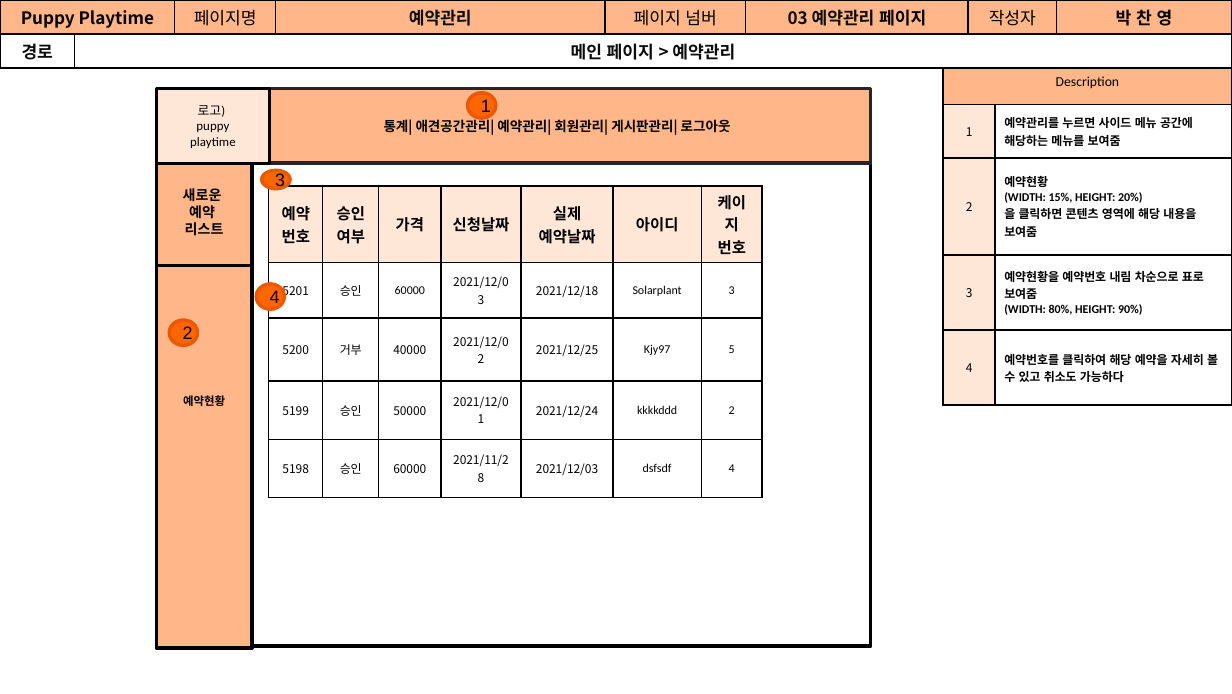
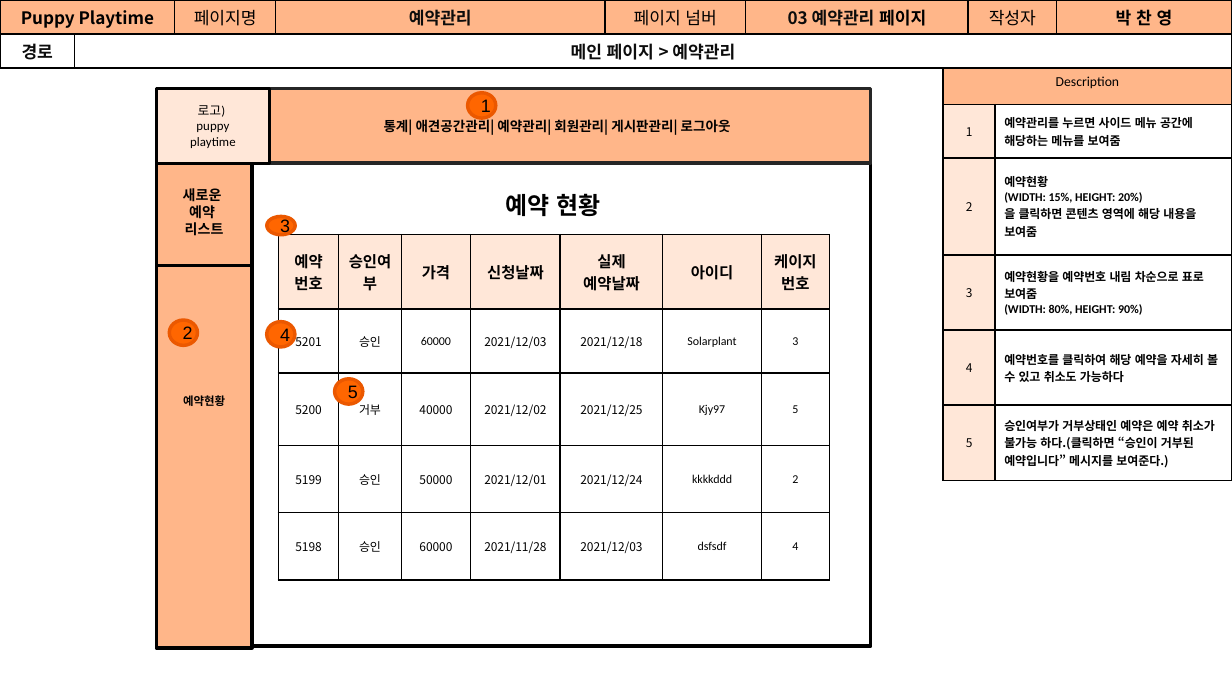
Before and after one commit to Jogging-Kim-Chaebak/PuppyPlaytime, a slide deck: slide 21 of 프로젝트 산출물/9. 스토리보드/Puppy Playtime 관리자 스토리보드.pptx. Drawn at 1232x694 pixels with LibreOffice and Linux fonts; fonts in the diff are those of the drawing. Boxes give left, top, right and bottom in pixels: in the first picture for what was removed or moved away, otherwise in the second. Text is boxed around its words. In the diff, an @@ line names an element or a change of style, - is before the commit and + after.

```diff
--- a/프로젝트 산출물/9. 스토리보드/Puppy Playtime 관리자 스토리보드.pptx
+++ b/프로젝트 산출물/9. 스토리보드/Puppy Playtime 관리자 스토리보드.pptx
@@ table at [942,59,1231,479] @@
+row 6: 5 | 승인여부가 거부상태인 예약은 예약 취소가 불가능 하다.(클릭하면 “승인이 거부된 예약입니다” 메시지를 보여준다.)
@@ text added at [506,193,600,216], 14 pt, text #000000, bold @@
+예약 현황
@@ ellipse "3": place and size @@
-ellipse "3" at [261,170,290,188]
+ellipse "3" at [267,217,296,235]
@@ table: place and size @@
-table at [269,186,763,488]
+table at [278,234,829,579]
@@ ellipse "4": place and size @@
-ellipse "4" at [256,283,285,309]
+ellipse "4" at [267,322,296,347]
@@ ellipse added at [335,378,363,404], fill #FF6600, outline #EB5800 2 pt, 10.5 pt, text #000000 @@
+5
```
Also in this commit, not shown: 23 other slides changed, 1 slide removed, 3 other files.
